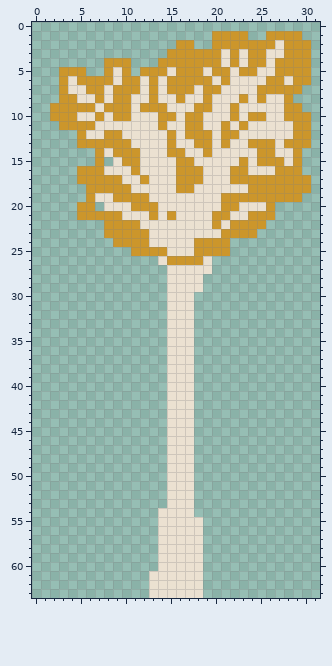
File history of a pixel-art file, Twisted Petal/Assets/Aseprite/Enemies/Unanimated/birchTreeOrange.ase. That is the earlier state.
32x64 pixels, 1 frame.
After the commit:
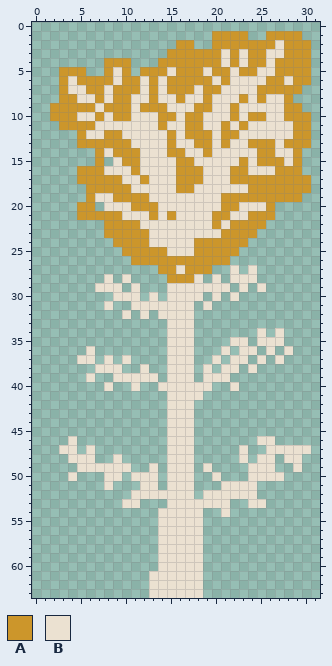
Palette (. is transparent): A #cc962b  B #ebe1d1
Author's note on the commit: The birch tree is a little eh right now
Difference:
@@ x 0..31 @@
 23 ........AAAAABBBBBBBBAAAA.......
-24 .........AAAABBBBBAAAA..........
-25 ...........AAAABBBAAAA..........
-26 ..............BAAAAB............
-27 ...............BBBBB............
-28 ...............BBBB.............
-29 ...............BBBB.............
-30 ...............BBB..............
-31 ...............BBB..............
-32 ...............BBB..............
+24 .........AAAABBBBBAAAAAA........
+25 ..........AAAAABBBAAAAA.........
+26 ...........AAAAAAAAAAA..........
+27 ..............AABAAA..B.B.......
+28 ........B.B....AAAB.B.BBB.......
+29 .......BBB.B...BBBBBBB.B.B......
+30 .........BBB.B.BBBB.B.B.........
+31 ........B..BBBBBBB.B............
+32 ..........B.B.BBBB..............
 33 ...............BBB..............
-34 ...............BBB..............
-35 ...............BBB..............
-36 ...............BBB..............
-37 ...............BBB..............
-38 ...............BBB..............
-39 ...............BBB..............
-40 ...............BBB..............
-41 ...............BBB..............
+34 ...............BBB.......B.B....
+35 ...............BBB....BB.BBB....
+36 ......B........BBB...B.BB.B.B...
+37 .....BB.B.B....BBB..B.BB.B.B....
+38 .......BBB..B..BBB.B.BB.B.......
+39 ......B..BBBBB.BBB.BBB..........
+40 ........B..B..BBBBBB..B.........
+41 ...............BBBB.............
 42 ...............BBB..............
@@ x 0..31 @@
 45 ...............BBB..............
-46 ...............BBB..............
-47 ...............BBB..............
-48 ...............BBB..............
-49 ...............BBB..............
-50 ...............BBB..............
-51 ...............BBB..............
-52 ...............BBB..............
-53 ...............BBB..............
-54 ..............BBBB..............
+46 ....B..........BBB.......BB.....
+47 ...BB.B........BBB.....B..BBBBB.
+48 ....BBB..B.....BBB.....B.BB.BB..
+49 .....BBBBBB..B.BBB.B....BBB..B..
+50 ....B...BB.BBB.BBB..B...BBBB....
+51 ........B...BB.BBB...BBBB.......
+52 ...........BBBBBBB.BBBBBB.......
+53 ..........BB...BBBBBBB..BB......
+54 ..............BBBBB..B..........
 55 ..............BBBBB.............
Pixel boxes of the changes (left, top, right, bottom) in both pictures:
changed: (77, 238, 293, 400)
added: (59, 436, 167, 508)
added: (194, 436, 311, 517)
